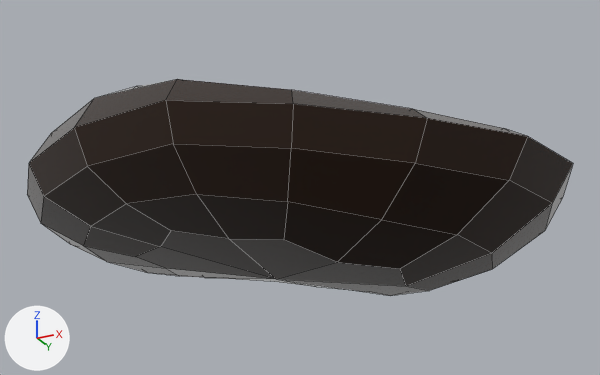
What one commit did to the FBX model Assets/Prefabs/Addressables/CoffeeDrop.fbx.
The view is the same before and after, from a 50 mm camera at (-25.8552, -35.8843, 9.1533) aimed at (-25.9188, -35.7571, 9.2105). Lighting does not change. The marker at lower left points along +X, +Y and +Z. Mesh edges are drawn as thin lines. Where no turn or scale is listed for an object, it has been applied to the vertices.
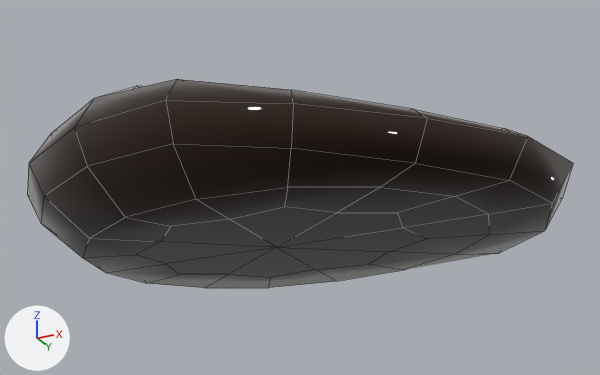
Where the change shows, as pixel boxes (x1, y1, x2, y2) in the pictures (600 x 375 px; the box of a moved part takes in the faces that stretch with it):
'Sphere', reshaped, shading changed
    before: (27, 79, 573, 296)
    after: (27, 79, 573, 288)
part 1 of me_sphere, moved or reshaped
    before: (41, 152, 552, 296)
    after: (41, 152, 552, 288)
part 2 of me_sphere, shading changed
    both: (27, 79, 573, 230)

The change in detail:
me_sphere is used by ob_sphere; location (-25.923, -35.7581, 9.2132).
me_sphere had 114 vertices, 112 faces and spanned x -0.0525..0.0525, y -0.0357..0.0357, z -0.024..0.0143.
me_sphere now has 114 vertices, 112 faces and spans x -0.0525..0.0525, y -0.0357..0.0357, z -0.0139..0.0143.
me_sphere part 1: 33 of the vertices in x -0.0386..0.0386, y -0.0262..0.0262, z -0.024..-0.0113 are scaled about their middle by (1, 1, 0.0216), then moved by (0.0, 0.0, 0.0039).
me_sphere part 2: edges marked sharp go from 224 to 0.
